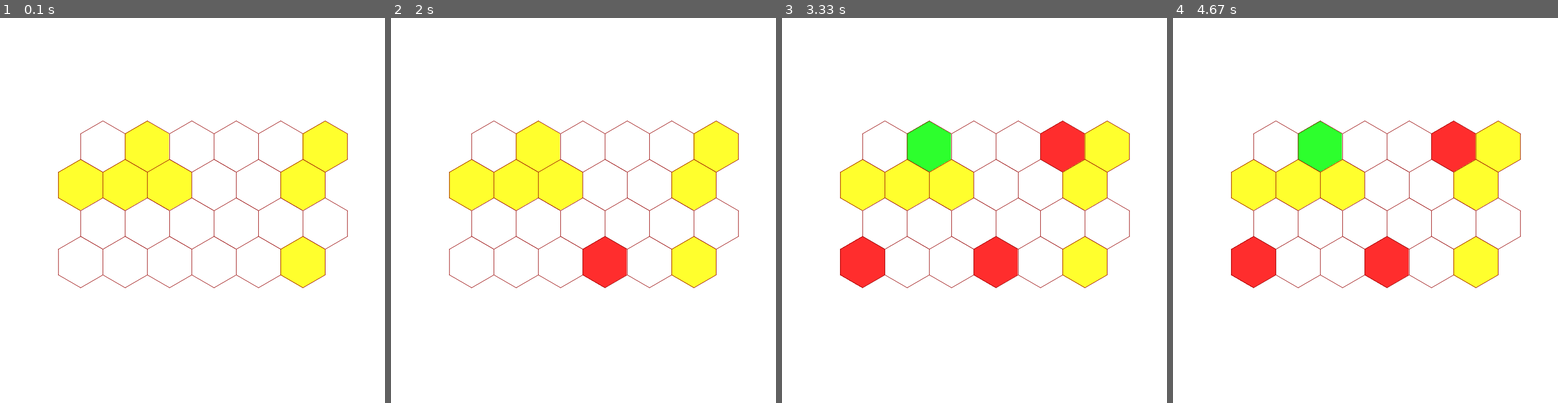
Above: before the commit, frames 1-4 (left to right).
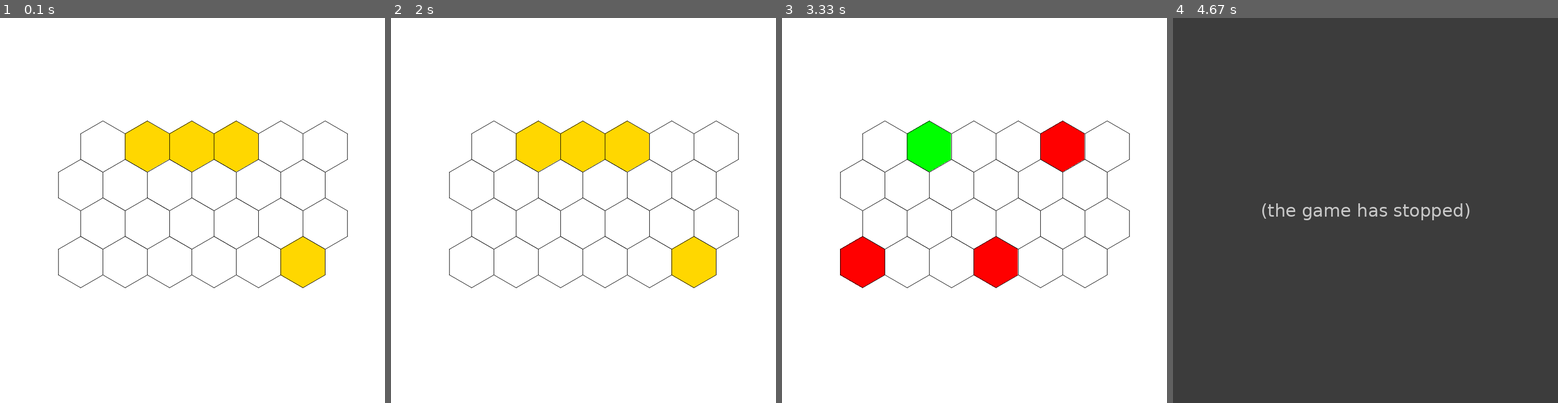
Above: after the commit, the same moments.

Repository: masoudrahimi39/visual-working-memory-game
Game: pygame game, started from main.py
Two runs of this game, one before a commit and one after it. Both use one fixed random seed, a clock stepped at 60 frames per second and the inputs below.
Inputs (mouse positions are in pixels of both pictures, inside the frame that each line leads up to):
- Up to frame 1 (0.1 s): no input
- Up to frame 2 (2 s): click (587, 252) at 1.88 s
- Up to frame 3 (3.33 s): click (920, 129) at 2.22 s; press the mouse at (920, 129) at 2.53 s; move the mouse to (885, 191) at 2.63 s; release the mouse at (847, 249) at 2.77 s; click (1055, 141) at 2.92 s
- Up to frame 4 (4.67 s): no input

The runs differ from the first frame. In frame 1, 11% of the frame differs, in the area x 15-91%, y 26-71%; in frame 2, 12%; in frame 3, 12%; in frame 4, 100%, in the area x 0-100%, y 0-100%.
After the commit the program exited at 4 s; later frames show no game.

Commit message:
1.extra functions deleted. \n 2.add memorizing and aswering render \n 3.define Task class

Diff:
--- a/hexagon.py
+++ b/hexagon.py
@@ -6,7 +6,7 @@
 from __future__ import annotations
 
 import math
-from dataclasses import dataclass
+from dataclasses import dataclass, field
 from typing import List
 from typing import Tuple
 from xmlrpc.client import Boolean
@@ -16,25 +16,23 @@
 
 @dataclass
 class HexagonTile:
-    """Hexagon class"""
+    """Each Hexagon is one object from HexagonTile"""
 
-    target_cell : Boolean
+    is_target_cell : Boolean
     position: Tuple[float, float]
-    radius: float
+    radius: float = 50
+    is_clicked_as_answer: Boolean = False
+    is_answered_true: Boolean = None
+    answer_colour: Tuple[int, int, int] = (255, 255, 255)       # answer color of white
 
-    # colour: Tuple[int, ...]
-    highlight_offset: int = 3
-    max_highlight_ticks: int = 15
 
     def __post_init__(self):
-        self.colour = (255, 255, 255) if self.target_cell == False else (255,215,0)
+        self.colour = (255, 255, 255) if self.is_target_cell == False else (255,215,0)
         self.vertices = self.compute_vertices()
-        self.highlight_tick = 0
+        # self.is_clicked_as_answer = self.click_answer()[0]
+        # self.is_answered_true = self.click_answer()[1]
+        # self.asnwer_colour = self.click_answer()[2]
 
-    def update(self):
-        """Updates tile highlights"""
-        if self.highlight_tick > 0:
-            self.highlight_tick -= 1
 
     def compute_vertices(self) -> List[Tuple[float, float]]:
         """Returns a list of the hexagon's vertices as x, y tuples"""
@@ -51,36 +49,32 @@
             (x + minimal_radius, y + half_radius),
         ]
 
-    def compute_neighbours(self, hexagons: List[HexagonTile]) -> List[HexagonTile]:
-        """Returns hexagons whose centres are two minimal radiuses away from self.centre"""
-        # could cache results for performance
-        return [hexagon for hexagon in hexagons if self.is_neighbour(hexagon)]
 
     def collide_with_point(self, point: Tuple[float, float]) -> bool:
         """Returns True if distance from centre to point is less than horizontal_length"""
         if math.dist(point, self.centre) < self.minimal_radius :
-            if self.target_cell == True:
-                self.colour = (0, 255, 0)
+            self.is_clicked_as_answer = True
+            if self.is_target_cell == True:       # if this cell is s target cell
+                self.is_answered_true = True
+                self.answer_colour = (0, 255, 0)     # green colour
             else:
-                self.colour = (255, 0, 0)
+                self.is_answered_true = False
+                self.answer_colour = (255, 0, 0)     # red colour
+            return True
+        else:
+            return False
 
-        return math.dist(point, self.centre) < self.minimal_radius
-
-    def is_neighbour(self, hexagon: HexagonTile) -> bool:
-        """Returns True if hexagon centre is approximately
-        2 minimal radiuses away from own centre
-        """
-        distance = math.dist(hexagon.centre, self.centre)
-        return math.isclose(distance, 2 * self.minimal_radius, rel_tol=0.05)
 
     def render(self, screen) -> None:
         """Renders the hexagon on the screen"""
-        pygame.draw.polygon(screen, self.highlight_colour, self.vertices)
+        pygame.draw.polygon(screen, (self.highlight_colour), self.vertices)
+
+    def render_answer(self, screen) -> None:
+        """Renders the hexagon on the screen"""
+        pygame.draw.polygon(screen, (self.answer_colour), self.vertices)
 
     def render_highlight(self, screen, border_colour) -> None:
         """Draws a border around the hexagon with the specified colour"""
-        self.highlight_tick = self.max_highlight_ticks
-        # pygame.draw.polygon(screen, self.highlight_colour, self.vertices)
         pygame.draw.aalines(screen, border_colour, closed=True, points=self.vertices)
 
     @property
@@ -97,30 +91,65 @@
 
     @property
     def highlight_colour(self) -> Tuple[int, ...]:
-        """Colour of the hexagon tile when rendering highlight"""
-        offset = self.highlight_offset * self.highlight_tick
-        brighten = lambda x, y: x + y if x + y < 255 else 255
-        return tuple(brighten(x, offset) for x in self.colour)
+        return tuple(x for x in self.colour)
 
 
-class FlatTopHexagonTile(HexagonTile):
-    def compute_vertices(self) -> List[Tuple[float, float]]:
-        """Returns a list of the hexagon's vertices as x, y tuples"""
-        # pylint: disable=invalid-name
-        x, y = self.position
-        half_radius = self.radius / 2
-        minimal_radius = self.minimal_radius
-        return [
-            (x,  y),
-            (x - half_radius, y + minimal_radius),
-            (x, y + 2 * minimal_radius),
-            (x + self.radius, y + 2 * minimal_radius),
-            (x + 3 * half_radius, y + minimal_radius),
-            (x + self.radius, y),
-        ]
 
-    @property
-    def centre(self) -> Tuple[float, float]:
-        """Centre of the hexagon"""
-        x, y = self.position  # pylint: disable=invalid-name
-        return (x, y + self.minimal_radius)
+@dataclass
+class Task:
+    """Task class"""
+    indices_to_1: Tuple[int, ...]
+    num_x: int = 6
+    num_y: int = 4
+    answer_indices: Tuple[int, ...] = None
+
+
+    def __post_init__(self):
+        self.task_hexagons = self.init_hexagons()
+        # self.answer_hexagons =
+        # self.colour = (255, 255, 255) if self.is_target_cell == False else (255,215,0)
+        # self.vertices = self.compute_vertices()
+
+
+    def init_hexagons(self) -> List[HexagonTile]:
+        """Creates a hexaogonal tile map of size num_x * num_y"""
+
+        # determine if first cell is yellow or white
+        temp = True if 0 in self.indices_to_1 else False
+        leftmost_hexagon = HexagonTile(is_target_cell=temp, position=(200, 200))  # TODO: change the position
+        hexagons = [leftmost_hexagon]
+        hex_counter = 0
+        gap = 0
+
+        # iterate over rows
+        for x in range(self.num_y):  # x is the row number
+            if x:
+                # alternate between bottom left and bottom right vertices of hexagon above
+                index = 2 if x % 2 == 1 else 4
+                position = leftmost_hexagon.vertices[index]
+                position = (position[0], position[1]+gap)
+
+                # determine if current cell is target or not (yellow or white)
+                is_target_cell = True if hex_counter in self.indices_to_1 else False
+                leftmost_hexagon = HexagonTile(is_target_cell=is_target_cell, position=position)
+                hexagons.append(leftmost_hexagon)
+                hex_counter +=1
+            else:
+                hex_counter +=1
+
+            # place hexagons to the left of leftmost hexagon, with equal y-values.
+            hexagon = leftmost_hexagon
+
+            # iterate over columns
+            for i in range(1, self.num_x):   # i is the column number
+                x, y = hexagon.position  # type: ignore
+                position = (x + hexagon.minimal_radius * 2, y)
+                position = (position[0]+2*gap, position[1])
+
+                # determine if current cell is target or not (yellow or white)
+                is_target_cell = True if hex_counter in self.indices_to_1 else False
+                hexagon = HexagonTile(is_target_cell=False, position=position)
+                hexagons.append(hexagon)
+                hex_counter +=1
+
+        return hexagons
--- a/main.py
+++ b/main.py
@@ -7,49 +7,56 @@
 from typing import List
 from typing import Tuple
 import time
+import datetime
+import pygame
+from hexagon import Task
+from hexagon import HexagonTile
 
-import pygame
-from hexagon import FlatTopHexagonTile
-from hexagon import HexagonTile
-import os
+from dataclasses import dataclass
 
 
 # pylint: disable=no-member
 
 
-def create_hexagon(target_cell, position, radius=50, flat_top=False) -> HexagonTile:
-    """Creates a hexagon tile at the specified position"""
-    class_ = FlatTopHexagonTile if flat_top else HexagonTile
-        # TODO: change colour in the below line in order to change the cell's color    # gold color rgb : (255,215,0)
-    return class_(target_cell, position, radius)
+
+def render_task(screen, hexagons):
+    """Renders hexagons on the screen"""
+    screen.fill((255, 255, 255))           # screen color of white
+    for hexagon in hexagons:
+        hexagon.render(screen)
+        hexagon.render_highlight(screen, border_colour=(0, 0, 0))
+    pygame.display.flip()
+
+def render_answer(screen, hexagons):
+    """Renders asnwer on the screen"""
+    screen.fill((255, 255, 255))           # screen color of white
+    for hexagon in hexagons:
+        hexagon.render_answer(screen)
+        hexagon.render_highlight(screen, border_colour=(0, 0, 0))
+    pygame.display.flip()
 
 
-
-# def get_random_colour(min_=150, max_=255) -> Tuple[int, ...]:
-#     """Returns a random RGB colour with each component between min_ and max_"""
-#     return tuple(random.choices(list(range(min_, max_)), k=3))
-
-def init_hexagons(indices_to_1, num_x=6, num_y=4, flat_top=False) -> List[HexagonTile]:
+def init_hexagons(indices_to_1, num_x=6, num_y=4) -> List[HexagonTile]:
     """Creates a hexaogonal tile map of size num_x * num_y"""
-    # pylint: disable=invalid-name
 
     # determine if first cell is yellow or white
     temp = True if 0 in indices_to_1 else False
-    leftmost_hexagon = create_hexagon(target_cell=temp, position=(200, 200), flat_top=flat_top)
+    leftmost_hexagon = HexagonTile(is_target_cell=temp, position=(200, 200))  # TODO: change the position
     hexagons = [leftmost_hexagon]
     hex_counter = 0
     gap = 0
+
+    # iterate over rows
     for x in range(num_y):  # x is the row number
         if x:
             # alternate between bottom left and bottom right vertices of hexagon above
-            index = 2 if x % 2 == 1 or flat_top else 4
+            index = 2 if x % 2 == 1 else 4
             position = leftmost_hexagon.vertices[index]
             position = (position[0], position[1]+gap)
 
-            if hex_counter in indices_to_1:
-                leftmost_hexagon = create_hexagon(True, position, flat_top=flat_top)
-            else:
-                leftmost_hexagon = create_hexagon(False, position, flat_top=flat_top)
+            # determine if current cell is target or not (yellow or white)
+            is_target_cell = True if hex_counter in indices_to_1 else False
+            leftmost_hexagon = HexagonTile(is_target_cell=is_target_cell, position=position)
             hexagons.append(leftmost_hexagon)
             hex_counter +=1
         else:
@@ -58,55 +65,44 @@
         # place hexagons to the left of leftmost hexagon, with equal y-values.
         hexagon = leftmost_hexagon
 
+        # iterate over columns
         for i in range(1, num_x):   # i is the column number
             x, y = hexagon.position  # type: ignore
             position = (x + hexagon.minimal_radius * 2, y)
             position = (position[0]+2*gap, position[1])
 
-            if hex_counter in indices_to_1:
-                hexagon = create_hexagon(True, position, flat_top=flat_top)
-            else:
-                hexagon = create_hexagon(False, position, flat_top=flat_top)
+            # determine if current cell is target or not (yellow or white)
+            is_target_cell = True if hex_counter in indices_to_1 else False
+            hexagon = HexagonTile(is_target_cell=is_target_cell, position=position)
             hexagons.append(hexagon)
             hex_counter +=1
 
     return hexagons
 
 
-def render(screen, hexagons):
-    """Renders hexagons on the screen"""
-    screen.fill((255, 255, 255))
-    for hexagon in hexagons:
-        hexagon.render(screen)
-        hexagon.render_highlight(screen, border_colour=(150, 0, 0))
-
-
-    # draw borders around colliding hexagons and neighbours
-    # if pygame.mouse.get_pressed():
-
-    #     mouse_pos = pygame.mouse.get_pos()
-        # print(mouse_pos)
-    # colliding_hexagons = [
-    #     hexagon for hexagon in hexagons if hexagon.collide_with_point(mouse_pos)
-    # ]
-    # for hexagon in colliding_hexagons:
-    #     for neighbour in hexagon.compute_neighbours(hexagons):
-    #         neighbour.render_highlight(screen, border_colour=(100, 100, 100))
-        # hexagon.render_highlight(screen, border_colour=(100, 100, 100))
-    pygame.display.flip()
-
 
 def main():
     """Main function"""
+    # show the task to the player for show_time seconds
+    pygame.init()
+    indices_to_1 = [1, 2, 3, 23]
+    hexagons = init_hexagons(indices_to_1)
+    screen = pygame.display.set_mode((750, 750))
+    # screen = pygame.display.set_mode((0, 0), pygame.FULLSCREEN)
+    show_time = 2
+    endTime = datetime.datetime.now() + datetime.timedelta(seconds=show_time)
+    while True:
+        render_task(screen, hexagons)
+        if datetime.datetime.now() >= endTime:
+            break
+    pygame.display.quit()
+
+
+    # show the white screen to the user in order to get his/her answer
     pygame.init()
     screen = pygame.display.set_mode((750, 750))
-    # screen = pygame.display.set_mode((0, 0), pygame.FULLSCREEN)
     clock = pygame.time.Clock()
-    indices_to_1 = [1, 5, 6, 7, 8, 11, 23]
-    hexagons = init_hexagons(indices_to_1, flat_top=False)
-    # print(hexagons)
-    terminated = False
-
+    terminated = False      # if answer is terminated or not
     clicked_hexagon_id = set()
     while not terminated:
         for event in pygame.event.get():
@@ -121,22 +117,25 @@
             if event.type == pygame.MOUSEBUTTONUP:
                 # get position of the mouse clicke (x, y)
                 pos = pygame.mouse.get_pos()
-                # find the hexagn which the user clicked on
-                clicked_sprites = [hexagon for hexagon in hexagons if hexagon.collide_with_point(pos)]
+                # find the hexagon which the user clicked on
+                for hexagon in hexagons:
+                    if hexagon.collide_with_point(pos):
+                        clicked_sprites = [hexagon]
+                        break
                 if clicked_sprites:
                     clicked_hexagon_id.add(id(clicked_sprites[0]))
-                    # print(clicked_hexagon_id)
-                    print(id(clicked_sprites[0]))
                     if len(clicked_hexagon_id) == len(indices_to_1):
-                        time.sleep(1)
                         terminated = True
 
 
                 # do something with the clicked sprites...
 
 
-        render(screen, hexagons)
+        render_answer(screen, hexagons)
         clock.tick(50)
+
+
+    time.sleep(1)
     pygame.display.quit()
 
 
